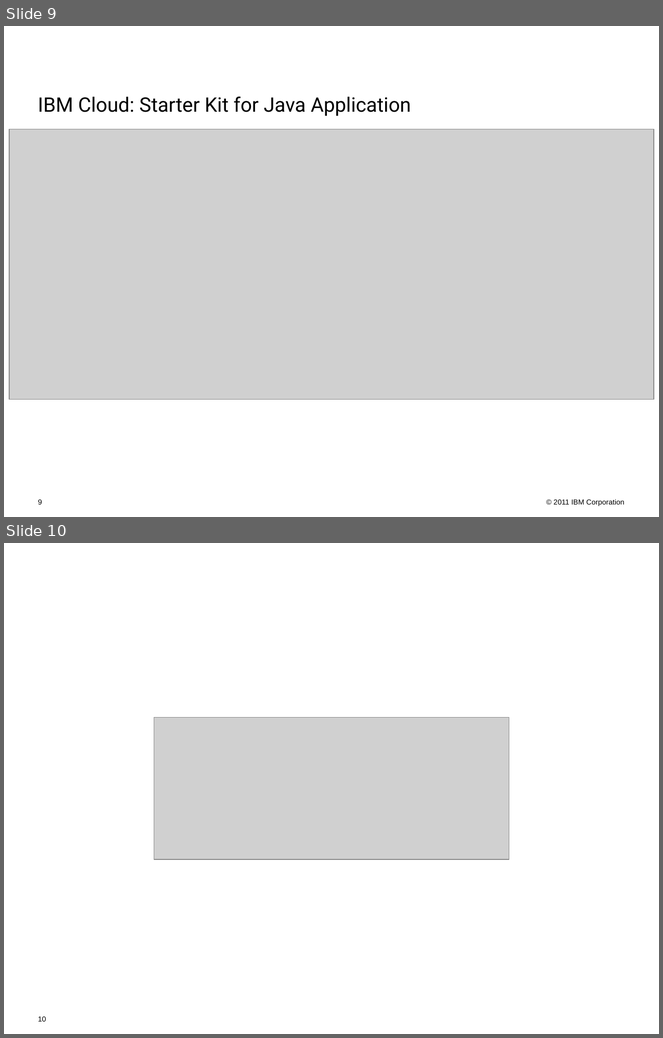
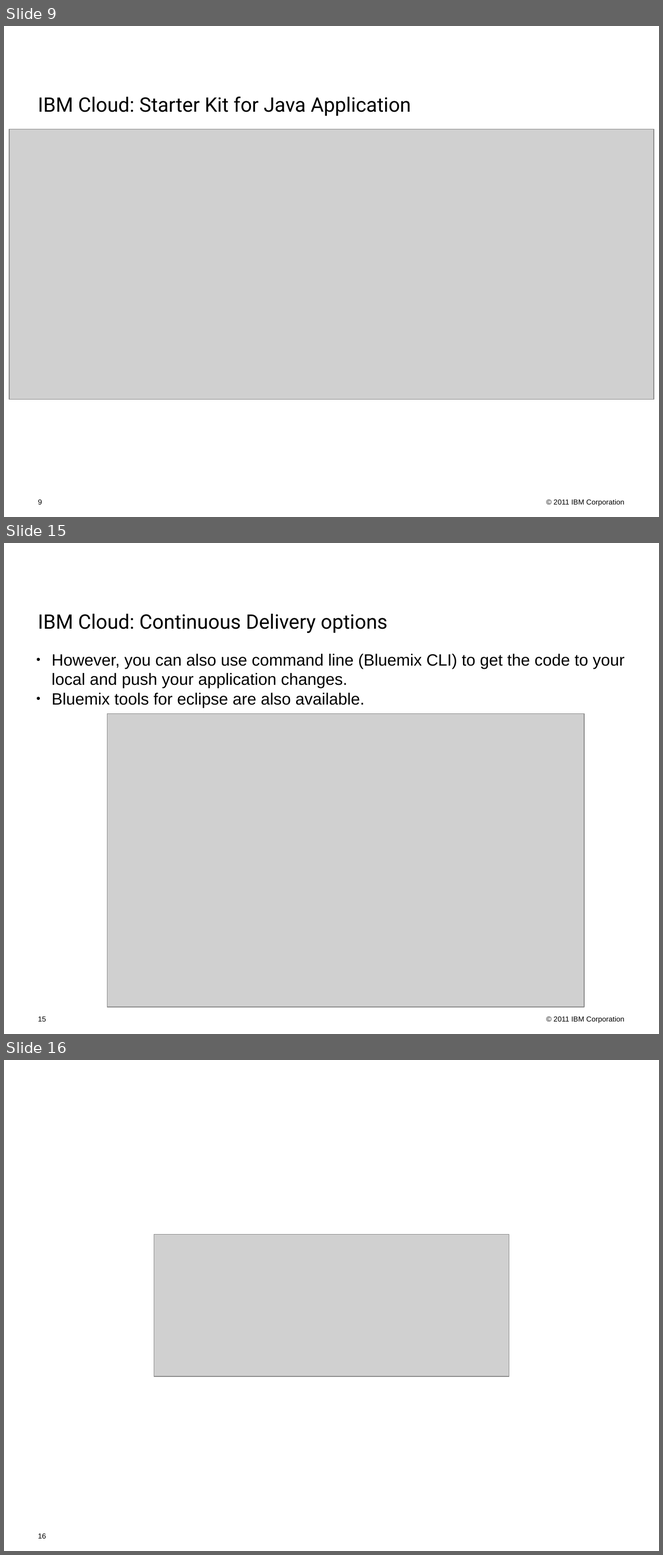
Before and after one commit to ezamorad/WatsonCloudAPIWorkshop, a slide deck: 00-Intro/03-IBMCloud.odp. Shown one above the other, each under a label of ours: slides 9 and 10 before the commit, slides 9, 15 and 16 after it; the slides between them are not shown. The pictures are 663x1038 and 663x1555 pixels, drawn with LibreOffice and Linux fonts; fonts in the diff are those of the drawing; grey boxes stand for pictures; background and template pictures are left out. Boxes give left, top, right and bottom in pixels: in the first picture for what was removed or moved away, otherwise in the second. Text is boxed around its words. In the diff, an @@ line names an element or a change of style, - is before the commit and + after.

```diff
--- a/00-Intro/03-IBMCloud.odp
+++ b/00-Intro/03-IBMCloud.odp
@@ slide 15 added at <box>4,543,659,1034</box>, background picture (left out); not listed: 1 template element that a slide beside it also shows @@
@@ title added at <box>38,614,387,633</box>, 22 pt, text #000000 @@
+IBM Cloud: Continuous Delivery options
@@ text added at <box>52,654,625,708</box>, 18 pt, text #000000 @@
+● However, you can also use command line (Bluemix CLI) to get the code to your local and push your application changes.
+● Bluemix tools for eclipse are also available.
@@ picture added at <box>107,714,584,1007</box> @@
@@ page number added at <box>38,1017,46,1022</box>, 8 pt, text #000000 @@
+15
@@ what was slide 10 is now slide 16 @@
@@ page number at <box>38,1534,46,1539</box>: text changed @@
-10
+16
```
Also in this commit, not shown: 5 other slides added, 1 slide removed, 1 other file.
